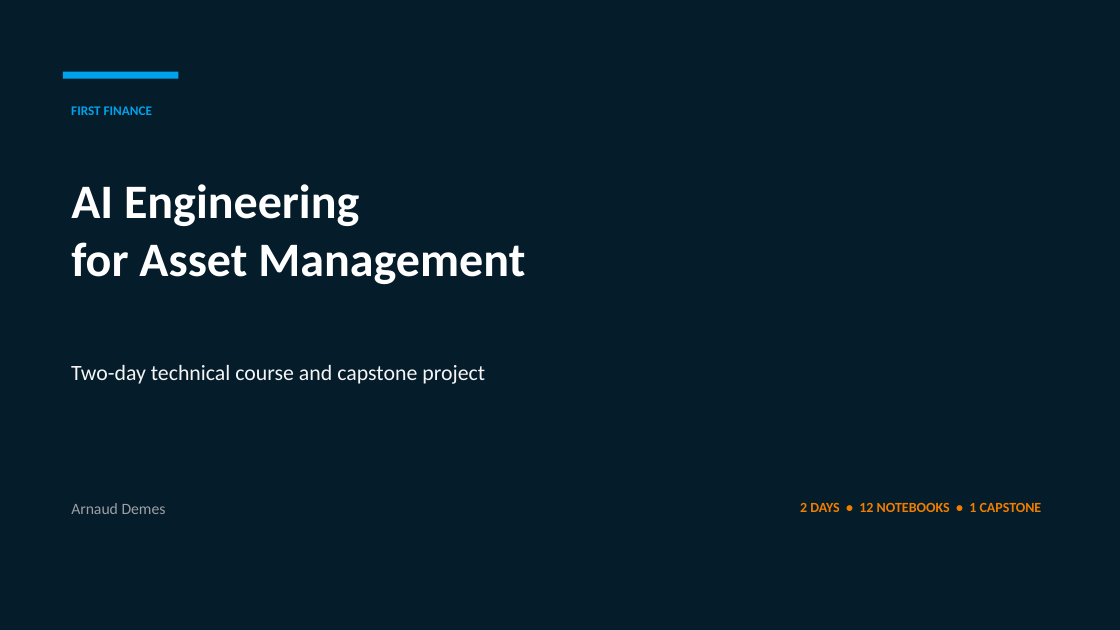
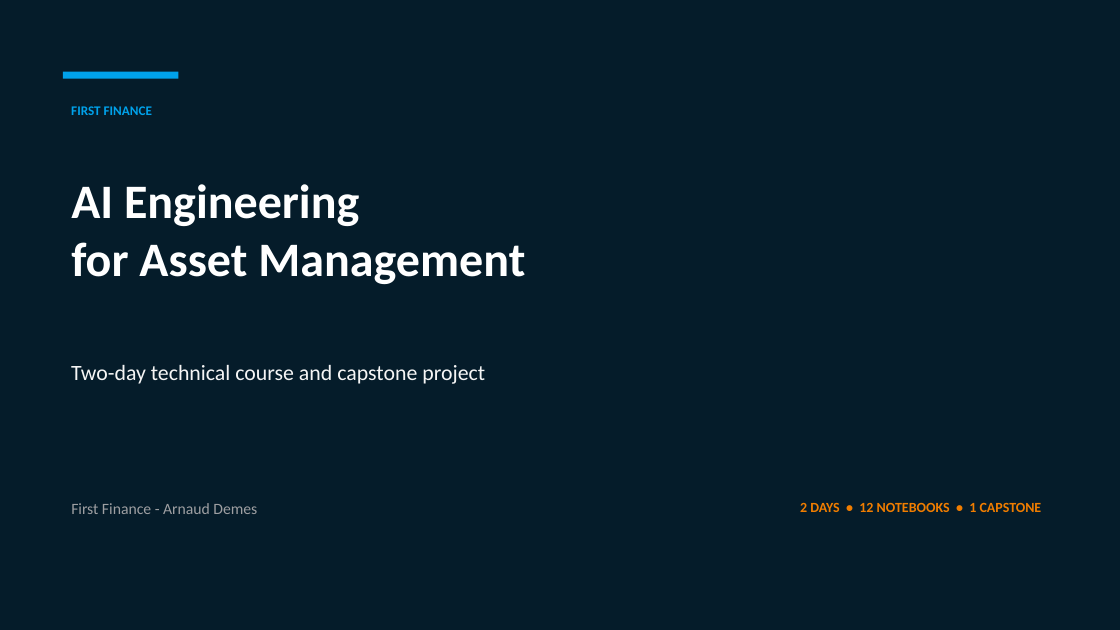
Before and after one commit to Nonocho/finai-academy, a slide deck: slide 1 of decks/00-course-introduction.pptx. Drawn at 1120x630 pixels with LibreOffice and Linux fonts; fonts in the diff are those of the drawing. Boxes give left, top, right and bottom in pixels: in the first picture for what was removed or moved away, otherwise in the second. Text is boxed around its words. In the diff, an @@ line names an element or a change of style, - is before the commit and + after.

```diff
--- a/decks/00-course-introduction.pptx
+++ b/decks/00-course-introduction.pptx
@@ text at (x1=71, y1=503, x2=257, y2=514): text changed @@
-Arnaud Demes
+First Finance - Arnaud Demes
```
Also in this commit, not shown: 8 other files.
